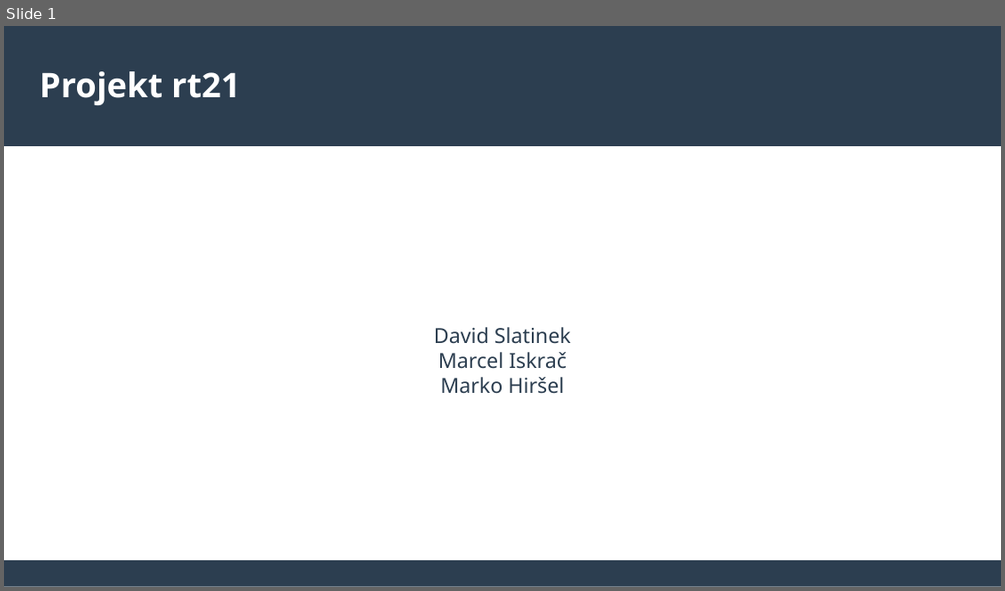
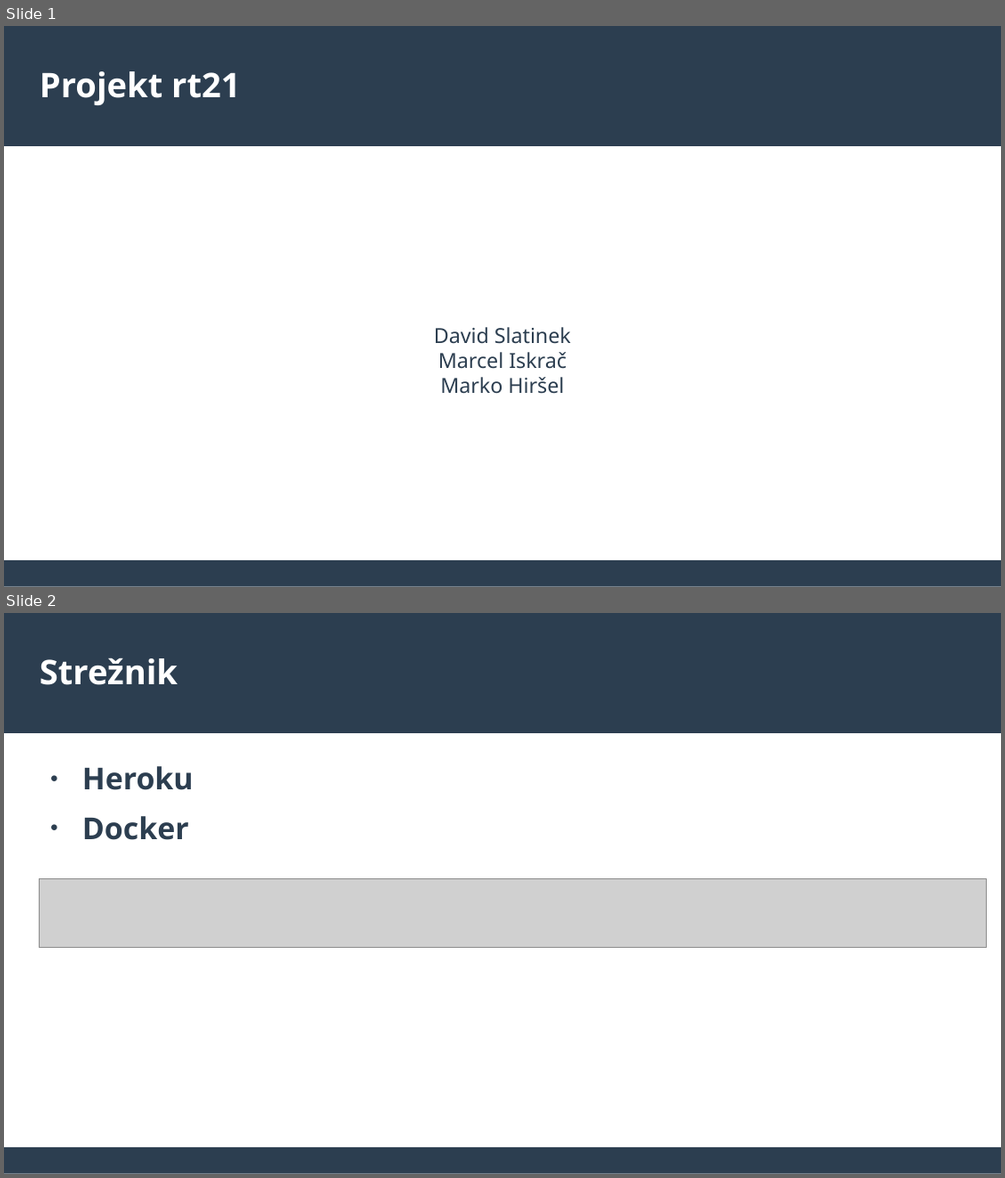
Before and after one commit to david-slatinek/rt21, a slide deck: documents/presentation.odp. Shown one above the other, each under a label of ours: slide 1 before the commit, slides 1 and 2 after it. The pictures are 1005x591 and 1005x1178 pixels, drawn with LibreOffice and Linux fonts; fonts in the diff are those of the drawing; grey boxes stand for pictures. Boxes give left, top, right and bottom in pixels: in the first picture for what was removed or moved away, otherwise in the second. Text is boxed around its words. In the diff, an @@ line names an element or a change of style, - is before the commit and + after.

```diff
--- a/documents/presentation.odp
+++ b/documents/presentation.odp
@@ slide 2 added at <box>4,613,1001,1174</box>, background #FFFFFF; not listed: 2 template elements that a slide beside it also shows @@
@@ title added at <box>40,657,178,685</box>, 27 pt, text #FFFFFF, bold @@
+Strežnik
@@ text added at <box>82,766,194,840</box>, 24 pt, text #2C3E50, bold @@
+● Heroku
+● Docker
@@ picture added at <box>40,879,987,948</box> @@
```
Also in this commit, not shown: 4 other slides added, 5 slides removed, 4 other files.
